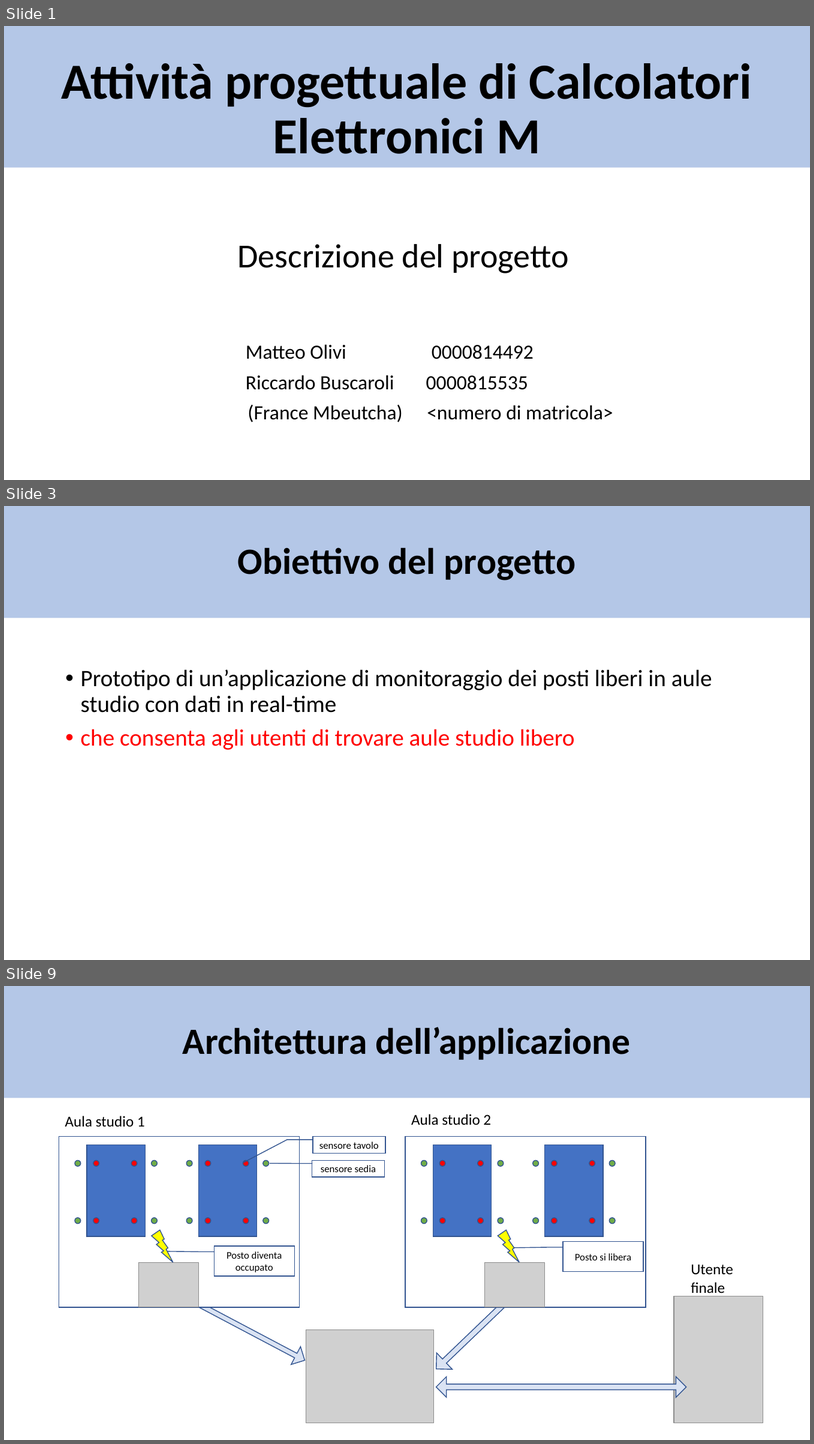
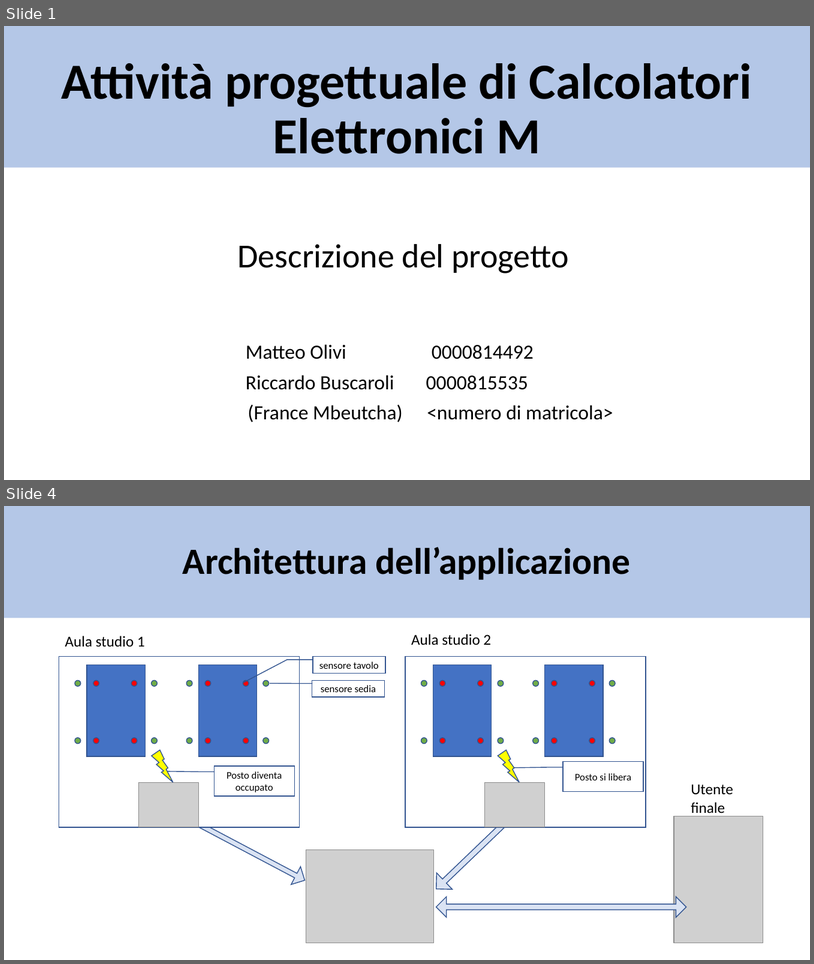
Before and after one commit to matte21/CalcM, a slide deck: ontologia.pptx. Shown one above the other, each under a label of ours: slides 1, 3 and 9 before the commit, slides 1 and 4 after it; the slides between them are not shown. The pictures are 814x1444 and 814x964 pixels, drawn with LibreOffice and Linux fonts; fonts in the diff are those of the drawing; grey boxes stand for pictures. Boxes give left, top, right and bottom in pixels: in the first picture for what was removed or moved away, otherwise in the second. Text is boxed around its words. In the diff, an @@ line names an element or a change of style, - is before the commit and + after.

Commit message:
Suddivisione conoscenza oggetti tra i 2 KP aula studio, compattazione slide con aggiunta animazioni

```diff
--- a/ontologia.pptx
+++ b/ontologia.pptx
@@ slide 3 removed at [4, 506, 810, 960], background #FFFFFF @@
@@ title removed at [4, 506, 810, 618] @@
-Obiettivo del progetto
@@ text removed at [81, 669, 713, 750] @@
-• Prototipo di un’applicazione di monitoraggio dei posti liberi in aule studio con dati in real-time
-• che consenta agli utenti di trovare aule studio libero
@@ what was slide 9 is now slide 4 @@
```
Also in this commit, not shown: 4 slides changed, 2 slides added, 4 other slides removed.
